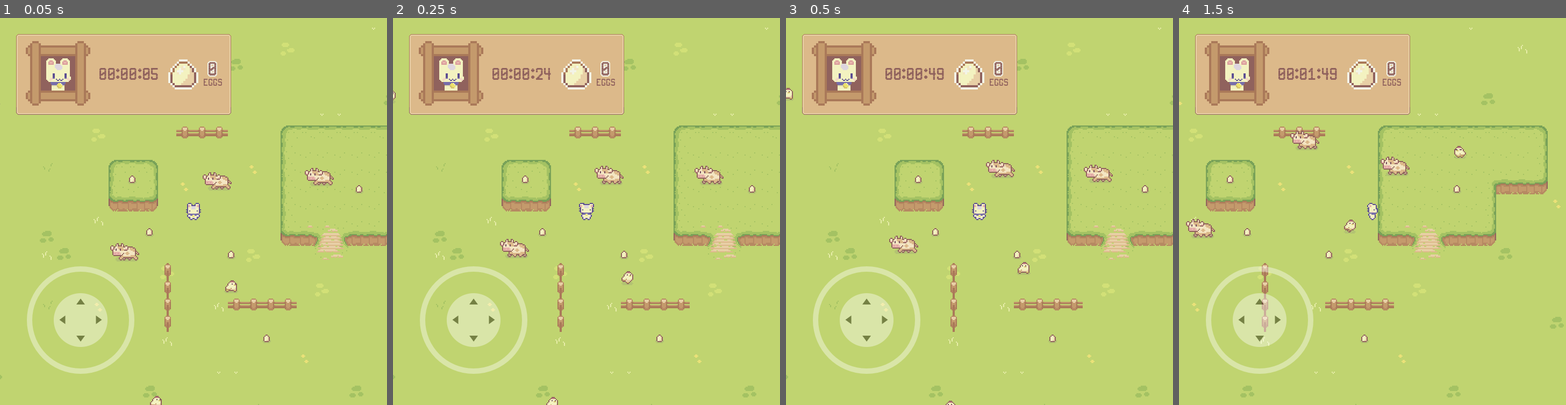
Above: before the commit, frames 1-4 (left to right).
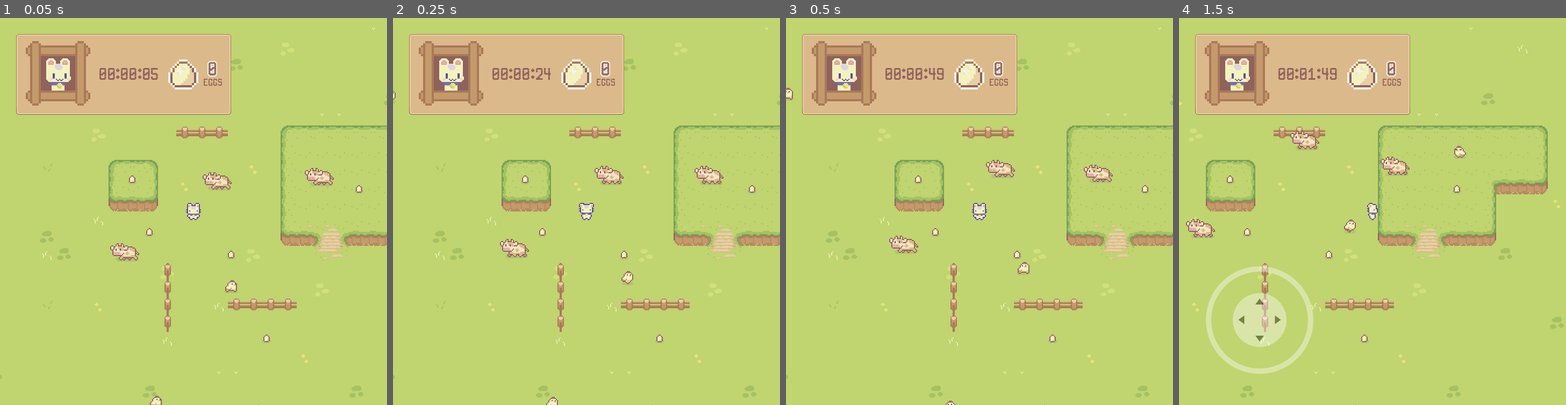
Above: after the commit, the same moments.

Repository: kwhitejr/godot-examples
Game: Godot game, scene res://main_scene.tscn
Two runs of this game, one before a commit and one after it. Both use one fixed random seed, a clock stepped at 60 frames per second and the inputs below.
Inputs (mouse positions are in pixels of both pictures, inside the frame that each line leads up to):
- Up to frame 1 (0.05 s): no input
- Up to frame 2 (0.25 s): no input
- Up to frame 3 (0.5 s): no input
- Up to frame 4 (1.5 s): move the mouse to (1457, 192) at 0.52 s; hold D (move_right) 0.53-1.25 s; click (1457, 192) at 0.6 s; drag from (1295, 230) to (1364, 339) at 1.27 s

The runs differ from the first frame. In frame 1, 2.7% of the frame differs, in the area x 6-35%, y 64-92%; in frame 2, 2.7%; in frame 3, 2.7%; in frame 4, nothing differs.

Commit message:
make joystick visible on touch

Diff:
--- /dev/null
+++ b/godot/src/ui/touch-controls/touch_controls.gd
@@ -0,0 +1,24 @@
+extends CanvasLayer
+
+@onready var screen_size := DisplayServer.window_get_size()
+# Called when the node enters the scene tree for the first time.
+func _ready() -> void:
+	are_children_visible(false)
+
+# Called every frame. 'delta' is the elapsed time since the previous frame.
+func _process(delta: float) -> void:
+	pass
+	#if screen_size.x < screen_size.y:
+		#print("Portrait mode detected")
+		#hide_children()
+	#else:
+		#print("Landscape mode detected")
+
+func are_children_visible(are_visible: bool):
+	for child in get_children():
+		child.visible = are_visible
+
+func _input(event):
+	if event is InputEventScreenTouch:
+		if event.pressed:
+			are_children_visible(true)
--- a/godot/src/ui/touch-controls/touch_controls.tscn
+++ b/godot/src/ui/touch-controls/touch_controls.tscn
@@ -1,8 +1,10 @@
-[gd_scene load_steps=2 format=3 uid="uid://ctcmtw6g3on0u"]
+[gd_scene load_steps=3 format=3 uid="uid://ctcmtw6g3on0u"]
 
 [ext_resource type="PackedScene" uid="uid://dmr0fcamx7t56" path="res://addons/virtual_joystick/virtual_joystick_scene.tscn" id="1_0mk50"]
+[ext_resource type="Script" path="res://src/ui/touch-controls/touch_controls.gd" id="1_d8k0l"]
 
 [node name="TouchControls" type="CanvasLayer"]
+script = ExtResource("1_d8k0l")
 
 [node name="Virtual Joystick" parent="." instance=ExtResource("1_0mk50")]
 modulate = Color(1, 1, 1, 0.392157)
